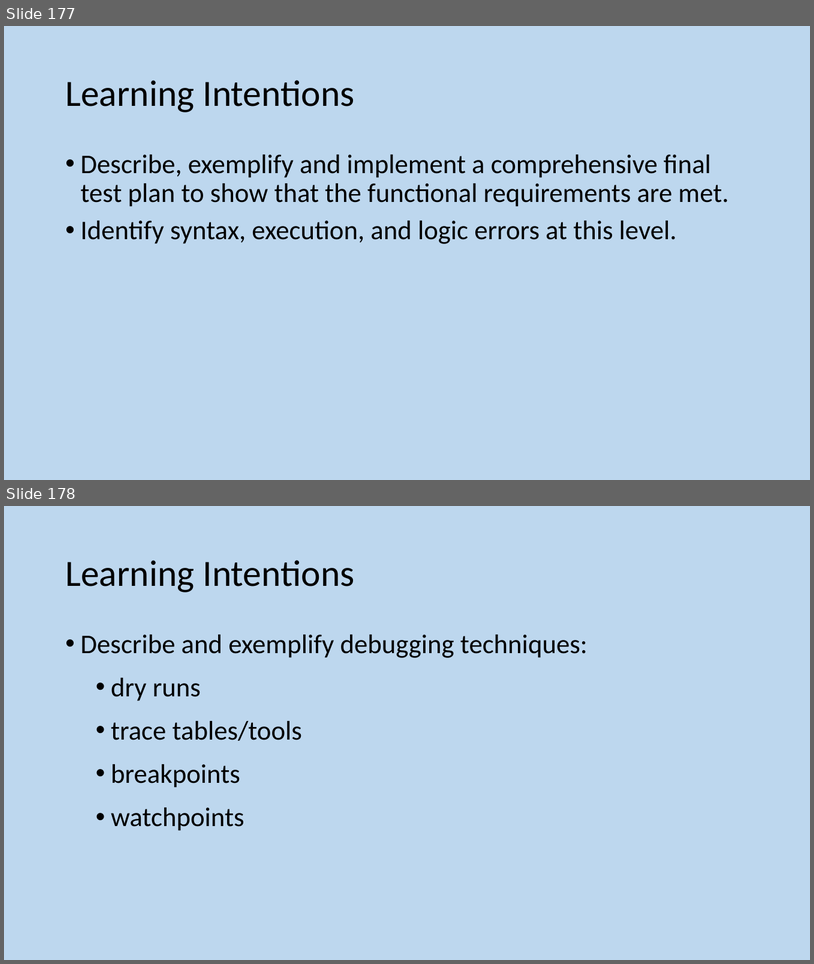
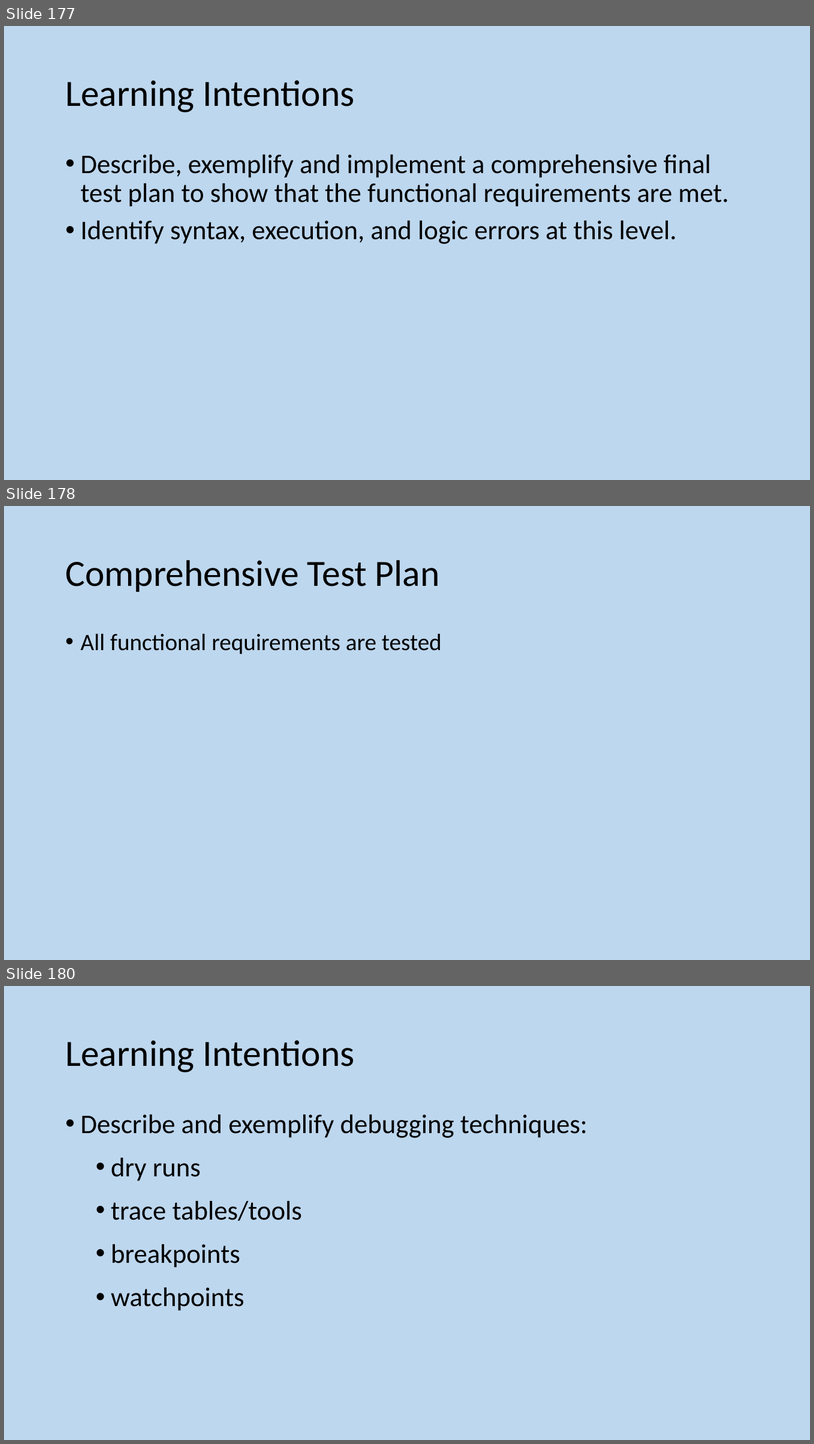
Before and after one commit to MrFriendCS/MrFriendCS.github.io, a slide deck: h-cs/sdd/H CS SDD Slides.pptx. Shown one above the other, each under a label of ours: slides 177 and 178 before the commit, slides 177, 178 and 180 after it; the slides between them are not shown. The pictures are 814x964 and 814x1444 pixels, drawn with LibreOffice and Linux fonts; fonts in the diff are those of the drawing. Boxes give left, top, right and bottom in pixels: in the first picture for what was removed or moved away, otherwise in the second. Text is boxed around its words. In the diff, an @@ line names an element or a change of style, - is before the commit and + after.

```diff
--- a/h-cs/sdd/H CS SDD Slides.pptx
+++ b/h-cs/sdd/H CS SDD Slides.pptx
@@ slide 178 added at [4, 506, 810, 960], background #BDD7EE @@
@@ title added at [65, 560, 440, 592], 44 pt, text #000000 @@
+Comprehensive Test Plan
@@ text added at [81, 633, 442, 654], 28 pt, text #000000 @@
+• All functional requirements are tested
@@ what was slide 178 is now slide 180 @@
```
Also in this commit, not shown: 1 other slide added, 4 other files.
